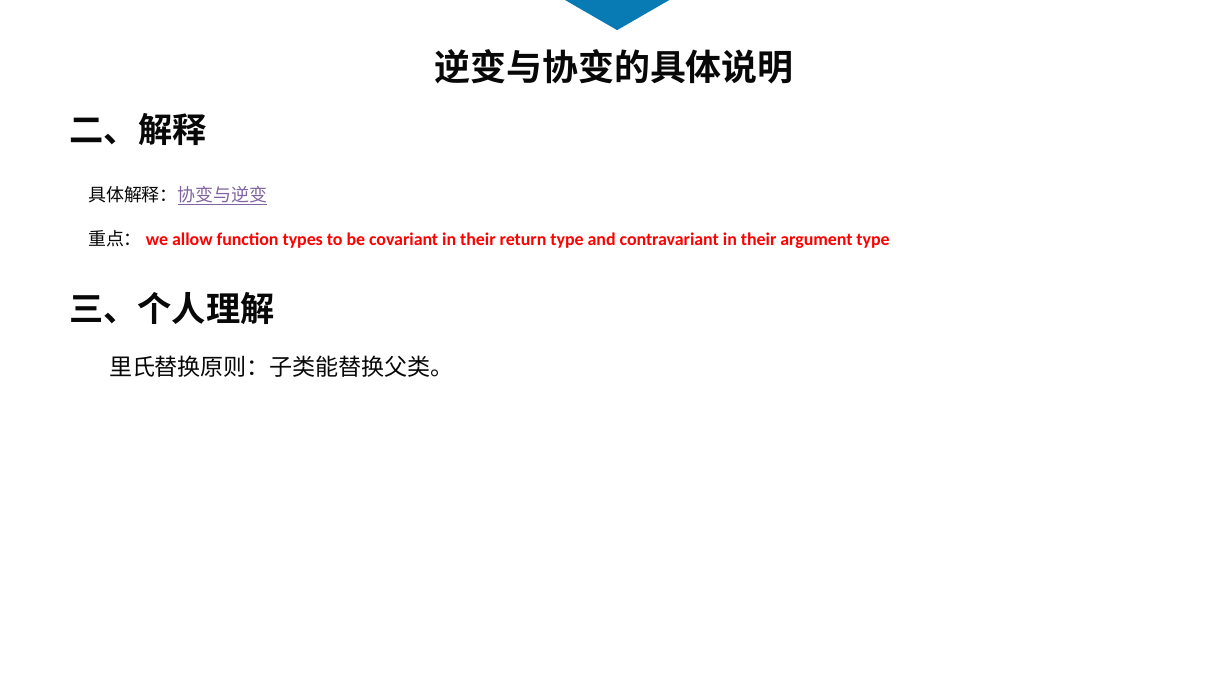
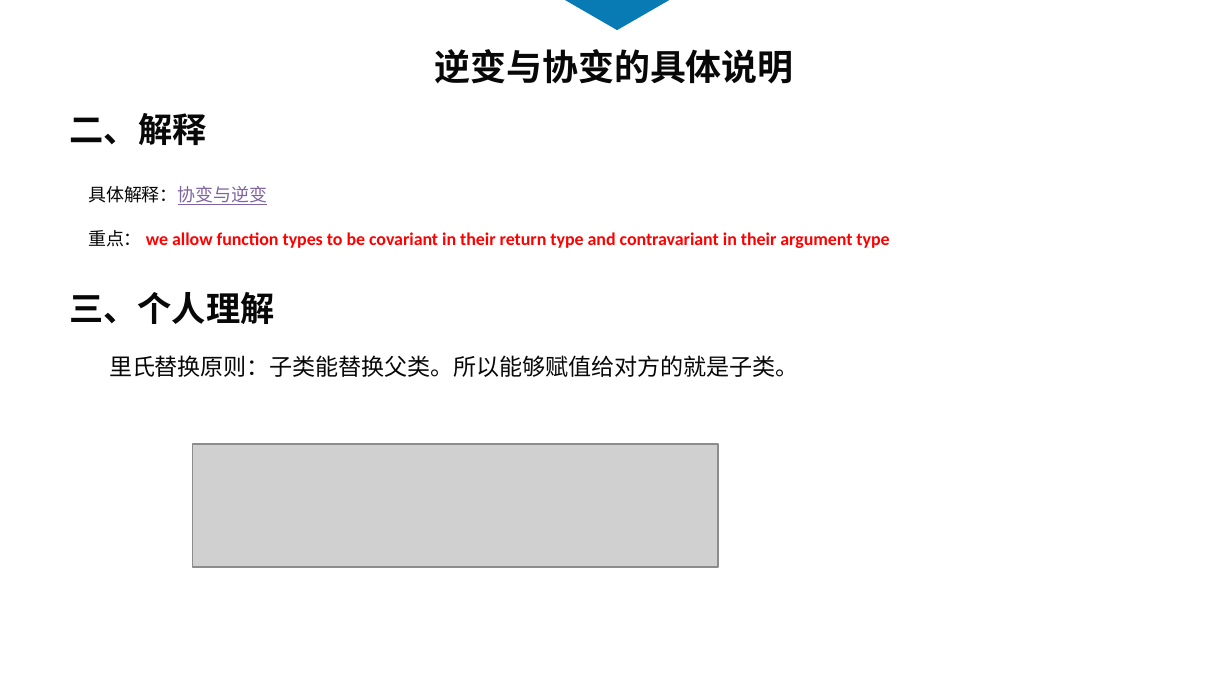
Before and after one commit to touchpillow/ts-demo, a slide deck: slide 11 of ts-分享.pptx. Drawn at 1232x693 pixels with LibreOffice and Linux fonts; fonts in the diff are those of the drawing; grey boxes stand for pictures. Boxes give left, top, right and bottom in pixels: in the first picture for what was removed or moved away, otherwise in the second. Text is boxed around its words. In the diff, an @@ line names an element or a change of style, - is before the commit and + after.

```diff
--- a/ts-分享.pptx
+++ b/ts-分享.pptx
@@ text at [109, 355, 798, 377]: text changed @@
-里氏替换原则：子类能替换父类。
+里氏替换原则：子类能替换父类。所以能够赋值给对方的就是子类。
@@ picture added at [192, 444, 718, 567] @@
```
Also in this commit, not shown: 7 other slides changed, 1 slide added, 7 other files.
